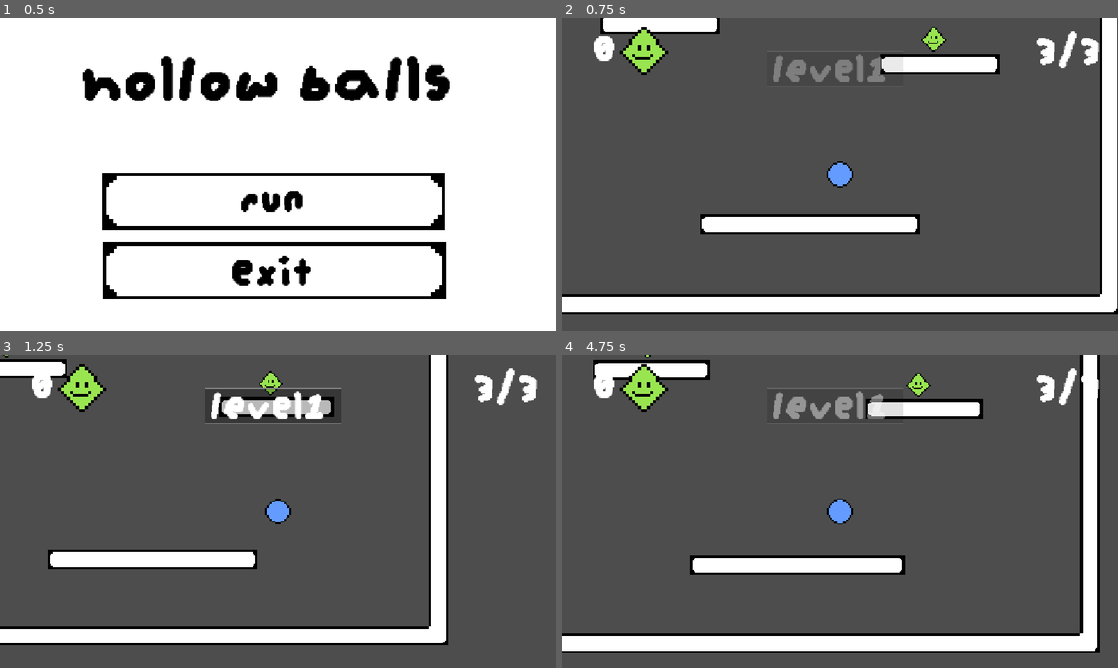
Above: before the commit, frames 1-4 (two rows, left to right).
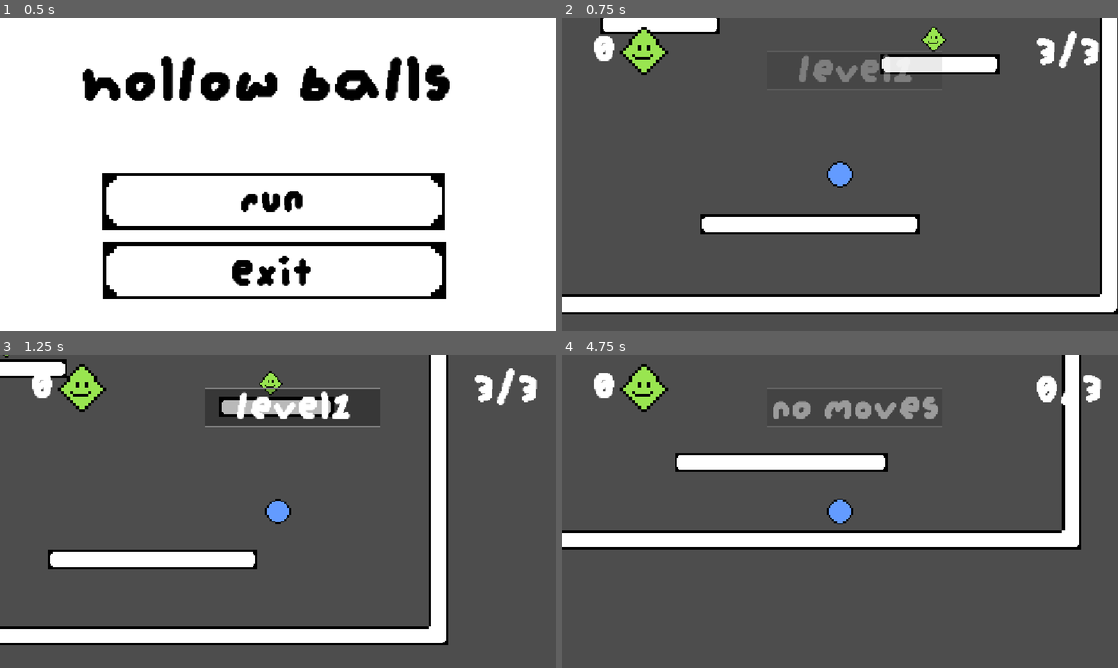
Above: after the commit, the same moments.

Repository: wuffgame/haven-gra
Game: Godot game, scene res://sceny/main_menu.tscn
Same seed, same stepped clock (60 frames per second), same inputs: the game is played once before the commit and once after it.
Inputs (mouse positions are in pixels of both pictures, inside the frame that each line leads up to):
- Up to frame 1 (0.5 s): no input
- Up to frame 2 (0.75 s): click (834, 202) at 0.5 s
- Up to frame 3 (1.25 s): no input
- Up to frame 4 (4.75 s): move the mouse to (962, 495) at 1.27 s; click (962, 495) at 1.42 s; drag from (728, 527) to (840, 511) at 2.02 s; move the mouse to (895, 442) at 2.77 s; click (895, 442) at 2.92 s; drag from (812, 574) to (673, 464) at 3.52 s; move the mouse to (1006, 558) at 4.27 s; click (1006, 558) at 4.42 s

Frame 1 is identical in both runs. In frame 2, 0.9% of the frame differs, in the area x 38-68%, y 10-21%; in frame 3, 1.4%; in frame 4, 25%, in the area x 0-97%, y 0-96%.

Commit message:
Added the end and fixed some errors

Diff:
--- a/project.godot
+++ b/project.godot
@@ -13,6 +13,7 @@
 config/name="haven-gra"
 run/main_scene="uid://dkgwewbsy4jnh"
 config/features=PackedStringArray("4.7", "Forward Plus")
+boot_splash/show_image=false
 config/icon="res://icon.svg"
 
 [autoload]
--- /dev/null
+++ b/sceny/Thx_for_play.tscn
@@ -0,0 +1,36 @@
+[gd_scene format=3 uid="uid://c2k7a2x7eyp1s"]
+
+[ext_resource type="FontFile" uid="uid://cyvtx8cldexhl" path="res://assety/fonts/augiepixel.ttf" id="1_2jxpb"]
+
+[sub_resource type="LabelSettings" id="LabelSettings_fq6lt"]
+font = ExtResource("1_2jxpb")
+font_size = 114
+font_color = Color(0, 0, 0, 1)
+
+[node name="Safe_exit" type="Control" unique_id=1033913457]
+layout_mode = 3
+anchors_preset = 15
+anchor_right = 1.0
+anchor_bottom = 1.0
+grow_horizontal = 2
+grow_vertical = 2
+
+[node name="ColorRect" type="ColorRect" parent="." unique_id=1651422527]
+layout_mode = 0
+offset_left = -25.0
+offset_top = -15.0
+offset_right = 1172.0
+offset_bottom = 680.0
+
+[node name="Main name" type="Label" parent="." unique_id=1890045397]
+layout_mode = 0
+offset_top = -15.0
+offset_right = 1157.0
+offset_bottom = 645.0
+text = "Thanks for
+playing
+made by
+wuff, kocio07 and PriXy"
+label_settings = SubResource("LabelSettings_fq6lt")
+horizontal_alignment = 1
+vertical_alignment = 1
--- a/sceny/gracz.tscn
+++ b/sceny/gracz.tscn
@@ -87,18 +87,19 @@
 [node name="Panel" type="Panel" parent="CanvasLayer" unique_id=554912656]
 offset_left = 424.0
 offset_top = 68.0
-offset_right = 707.0
-offset_bottom = 143.0
+offset_right = 787.0
+offset_bottom = 149.0
 theme_override_styles/panel = SubResource("StyleBoxFlat_5texa")
 
 [node name="Label" type="Label" parent="CanvasLayer/Panel" unique_id=1109220792]
 layout_mode = 0
 offset_left = 13.0
 offset_top = 1.0
-offset_right = 291.0
+offset_right = 363.0
 offset_bottom = 116.0
 text = "level 1"
 label_settings = SubResource("LabelSettings_rj0fo")
+horizontal_alignment = 1
 
 [node name="AnimationPlayer" type="AnimationPlayer" parent="CanvasLayer/Panel" unique_id=926625056]
 libraries/ = SubResource("AnimationLibrary_oap5v")
--- a/skrypty/gracz.gd
+++ b/skrypty/gracz.gd
@@ -1,6 +1,6 @@
 extends CharacterBody2D
 
-enum State { AIMING, MOVING }
+enum State { AIMING, MOVING, GAME_OVER }
 var current_state = State.MOVING
 
 @export var max_drag_distance: float = 220.0
@@ -68,6 +68,8 @@
 		dots.append(dot)
 
 func _unhandled_input(event: InputEvent) -> void:
+	if current_state == State.GAME_OVER:
+		return
 	if event is InputEventMouseButton and event.button_index == MOUSE_BUTTON_LEFT:
 		if event.pressed:
 			current_state = State.AIMING
@@ -115,7 +117,8 @@
 	if pull_ratio > 0.05:
 		velocity = launch_vector.normalized() * (pull_ratio * max_power)
 		update_moves()
-	current_state = State.MOVING
+	if current_state != State.GAME_OVER:
+		current_state = State.MOVING
 
 func hide_aim_visuals() -> void:
 	drag_line.visible = false
@@ -152,6 +155,8 @@
 		gem_tween.chain().tween_callback(area.queue_free)
 
 func _physics_process(delta: float) -> void:
+	if current_state == State.GAME_OVER:
+		return
 	if current_state == State.MOVING:
 		velocity.y += gravity * delta
 		var collision = move_and_collide(velocity * delta)
@@ -169,10 +174,21 @@
 			handle_collision(collision)
 
 func update_moves() -> void:
+	print(current_moves)
 	current_moves -= 1
 	move_label.text = str(current_moves - 1) + "/" + str(max_moves - 1)
 	if current_moves <= 0:
+		move_label.text =  "0/" + str(max_moves - 1)
+		current_state = State.GAME_OVER
+		hide_aim_visuals()
+
+		lvl_panel_label.text = "no moves"
+		anim_player.play("show_lvl_baner")
+
+		await anim_player.animation_finished
+
 		get_tree().reload_current_scene()
+	print(current_moves)
 
 func update_gems() -> void:
 	gam_label.text = str(collected_gems + collected_gems_now)
@@ -181,4 +197,7 @@
 		Global.collected_gems = collected_gems
 		Global.lvl_number += 1
 		var _next_scene = "res://sceny/lvl_" + str(Global.lvl_number) + ".tscn"
-		get_tree().change_scene_to_file(_next_scene)
+		if FileAccess.file_exists(_next_scene):
+			get_tree().change_scene_to_file(_next_scene)
+		else:
+			get_tree().change_scene_to_file("res://sceny/Thx_for_play.tscn")
--- a/skrypty/main_menu.gd
+++ b/skrypty/main_menu.gd
@@ -3,7 +3,5 @@
 func _on_exit_button_pressed() -> void:
 	get_tree().change_scene_to_file("res://sceny/safe_exit.tscn")
 
-
-
 func _on_run_button_pressed() -> void:
 	get_tree().change_scene_to_file("res://sceny/level1.tscn")
